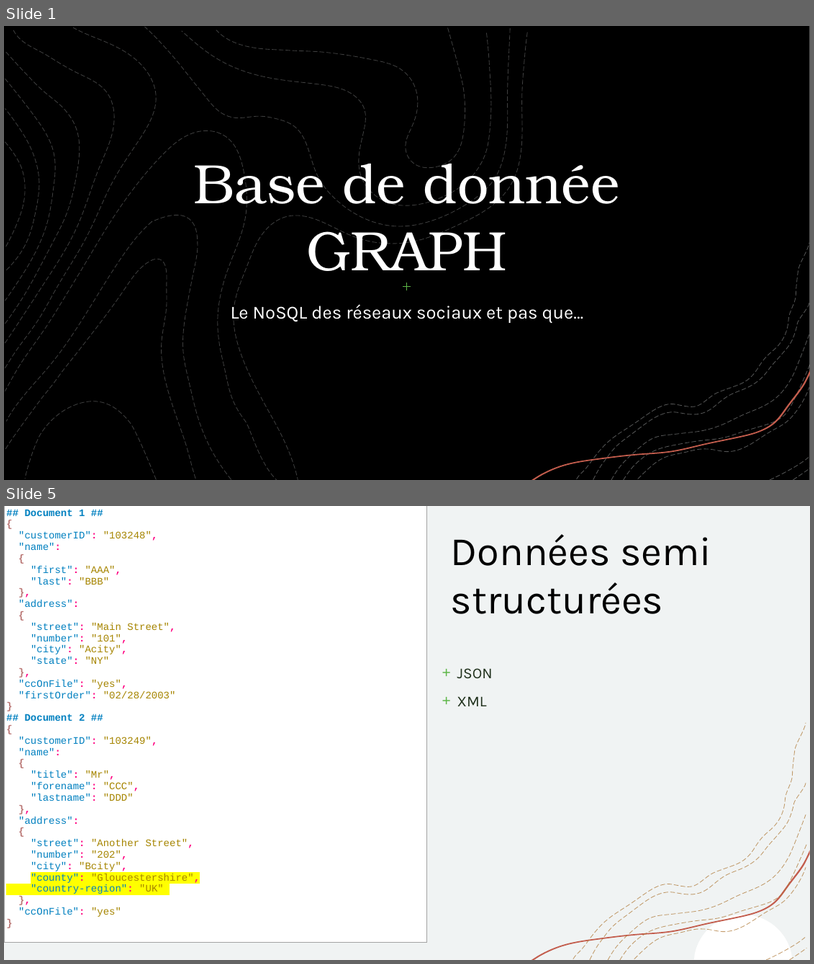
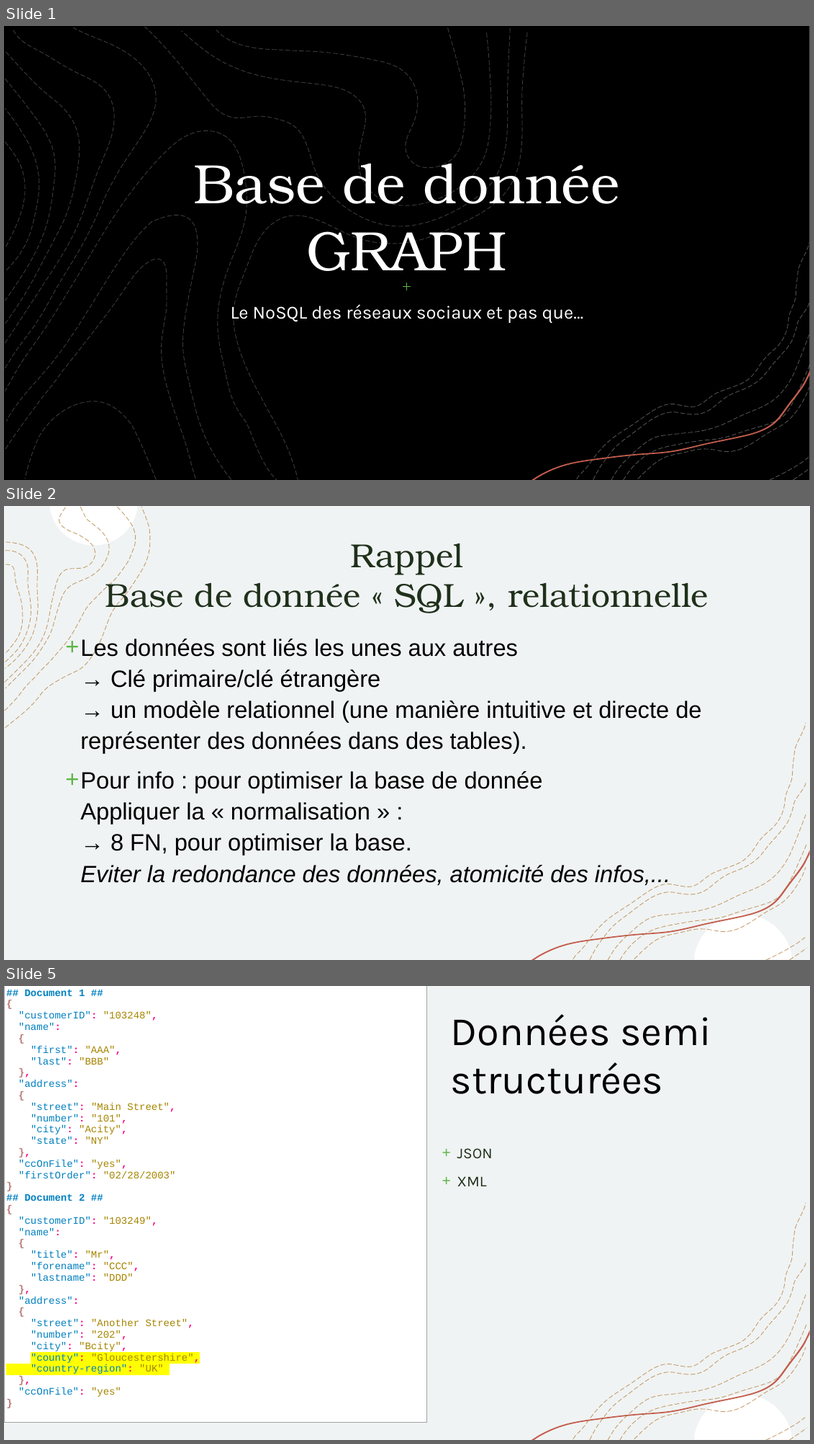
Before and after one commit to AnthonyRyck/Meetup, a slide deck: MeetupGraphDatabase/PresentationPPT/Meetup-Graph.pptx. Shown one above the other, each under a label of ours: slides 1 and 5 before the commit, slides 1, 2 and 5 after it; the slides between them are not shown. The pictures are 814x964 and 814x1444 pixels, drawn with LibreOffice and Linux fonts; fonts in the diff are those of the drawing; background and template pictures are left out; a plain dark background stands for a picture behind light text. Boxes give left, top, right and bottom in pixels: in the first picture for what was removed or moved away, otherwise in the second. Text is boxed around its words. In the diff, an @@ line names an element or a change of style, - is before the commit and + after.

```diff
--- a/MeetupGraphDatabase/PresentationPPT/Meetup-Graph.pptx
+++ b/MeetupGraphDatabase/PresentationPPT/Meetup-Graph.pptx
@@ slide 2 added at bbox=[4, 506, 810, 960], background #FFFFFF; not listed: 18 template elements that a slide beside it also shows @@
@@ title added at bbox=[106, 543, 709, 615], 39.6 pt, text #1F301B @@
+Rappel
+Base de donnée « SQL », relationnelle
@@ text added at bbox=[80, 638, 702, 885], 28 pt, text #000000 @@
++ Les données sont liés les unes aux autres
+  → Clé primaire/clé étrangère
+  → un modèle relationnel (une manière intuitive et directe de représenter des données dans des tables).
++ Pour info : pour optimiser la base de donnée
+  Appliquer la « normalisation » :
+  → 8 FN, pour optimiser la base.
+  Eviter la redondance des données, atomicité des infos,...
```
Also in this commit, not shown: 4 slides changed, 6 other slides added, 1 slide removed, 2 other files.
